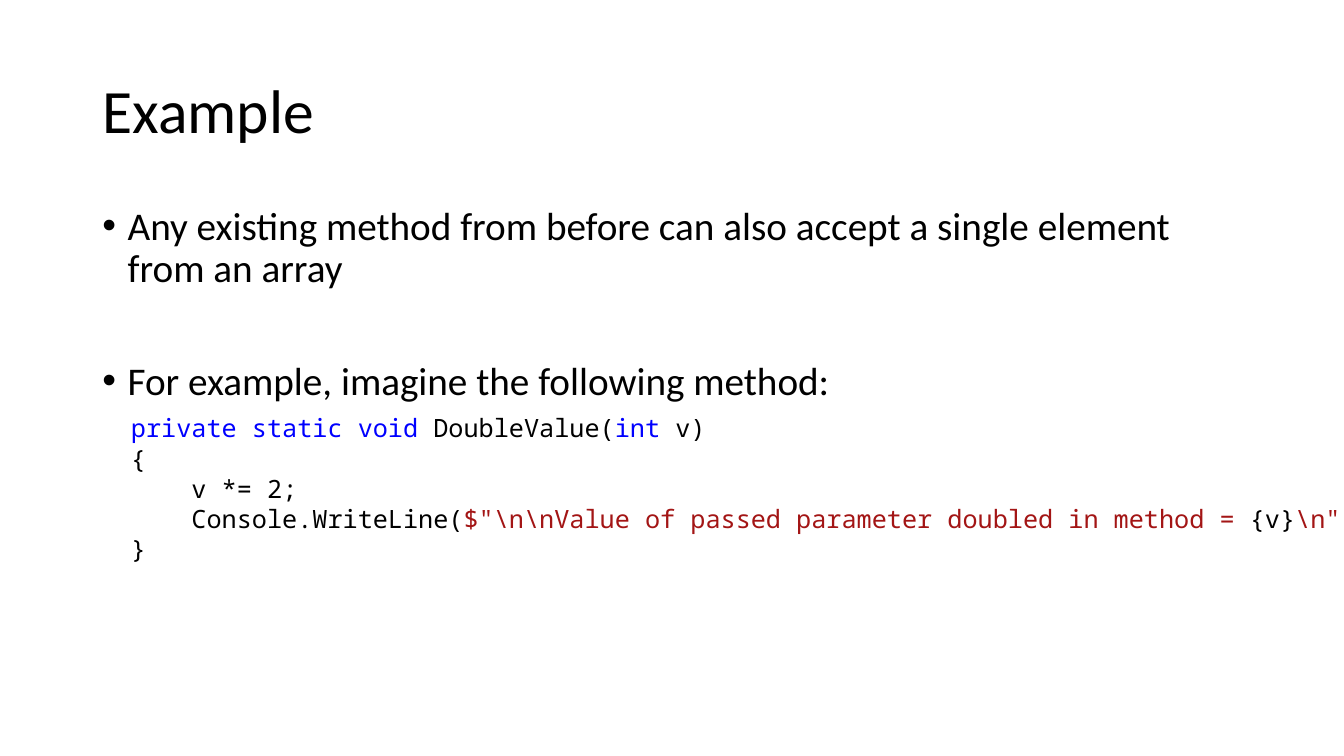
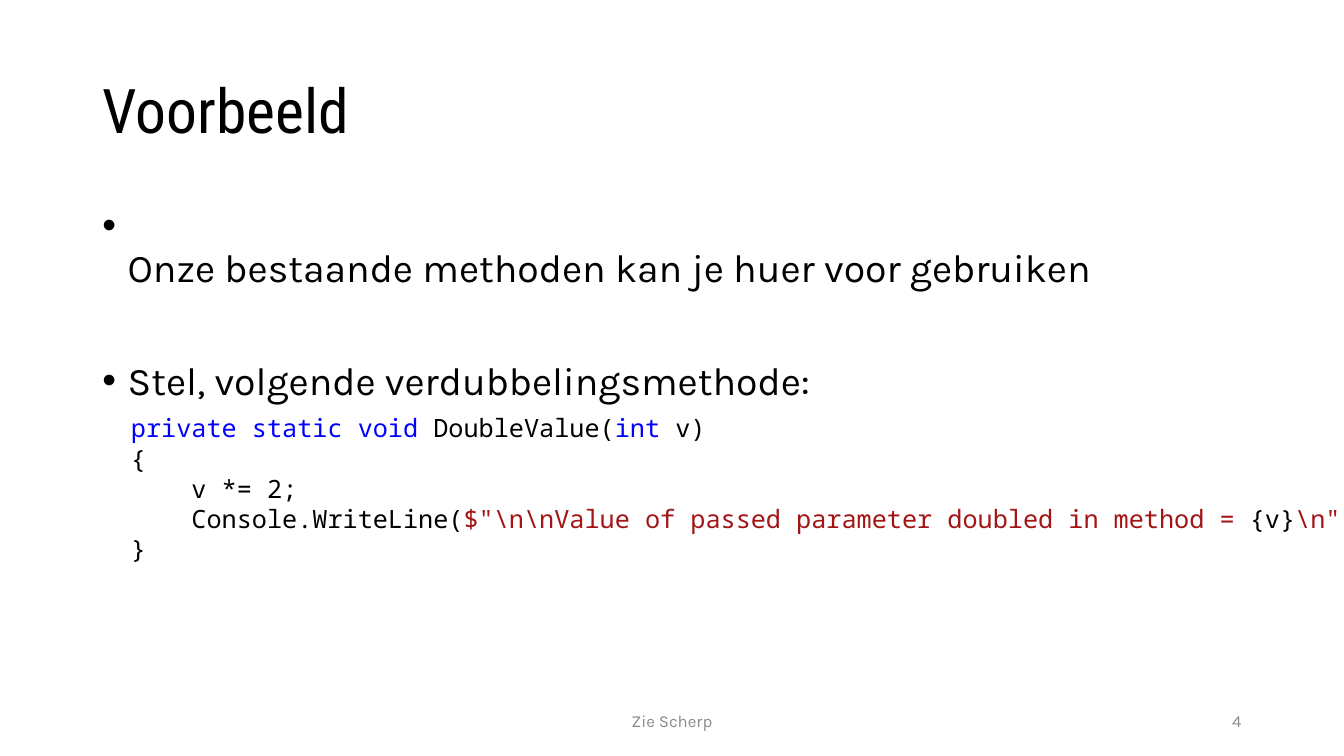
Before and after one commit to timdams/csharpbook, a slide deck: slide 4 of _SLIDES/2020/H8-Arrays/6c_arrays in methoden_mutidim.pptx. Drawn at 1344x756 pixels with LibreOffice and Linux fonts; fonts in the diff are those of the drawing; background and template pictures are left out. Boxes give left, top, right and bottom in pixels: in the first picture for what was removed or moved away, otherwise in the second. Text is boxed around its words. In the diff, an @@ line names an element or a change of style, - is before the commit and + after.

```diff
--- a/_SLIDES/2020/H8-Arrays/6c_arrays in methoden_mutidim.pptx
+++ b/_SLIDES/2020/H8-Arrays/6c_arrays in methoden_mutidim.pptx
@@ title at (102, 86, 348, 134): text changed; font Calibri to Roboto Condensed @@
-Example
+Voorbeeld
@@ text at (128, 255, 1091, 405): text changed; font Calibri to Karla @@
-• Any existing method from before can also accept a single element from an array
-• For example, imagine the following method:
+• Onze bestaande methoden kan je huer voor gebruiken
+• Stel, volgende verdubbelingsmethode:
@@ text added at (631, 715, 712, 731), 12 pt, text #8C8C8C @@
+Zie Scherp
@@ page number added at (1232, 716, 1241, 727), 12 pt, text #8C8C8C @@
+4
```
Also in this commit, not shown: 32 other slides changed, 12 slides added, 9 slides removed, 10 other files.
